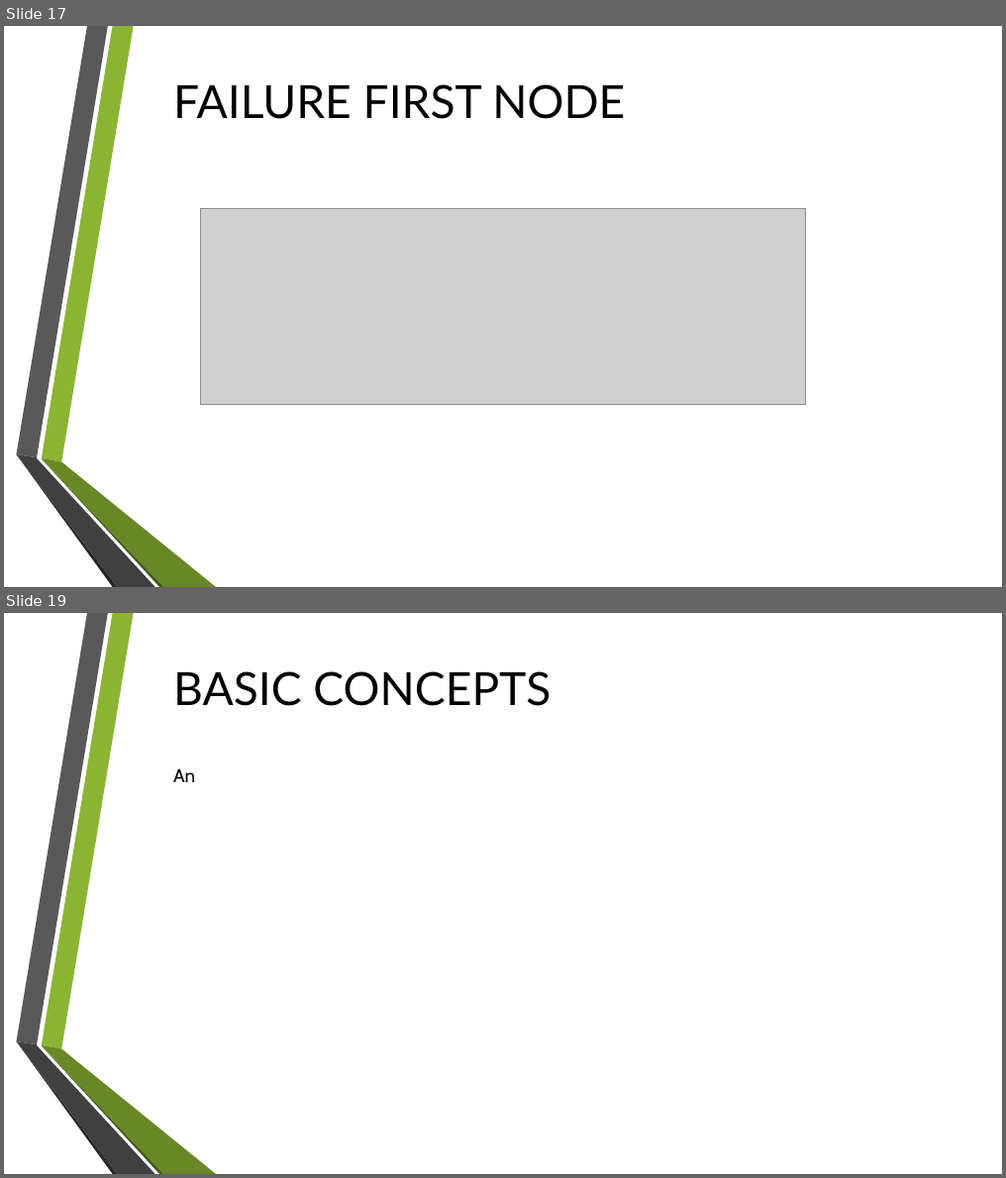
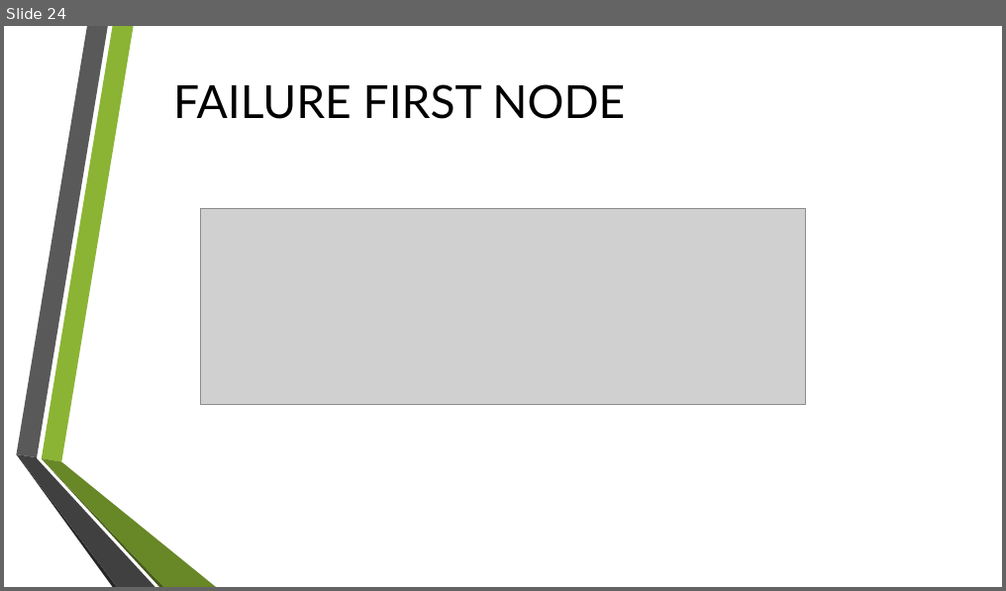
Before and after one commit to pnowy/elastic, a slide deck: etc/elastic.pptx. Shown one above the other, each under a label of ours: slides 17 and 19 before the commit, slide 24 after it; the slides between them are not shown. The pictures are 1006x1178 and 1006x591 pixels, drawn with LibreOffice and Linux fonts; fonts in the diff are those of the drawing; grey boxes stand for pictures; background and template pictures are left out. Boxes give left, top, right and bottom in pixels: in the first picture for what was removed or moved away, otherwise in the second. Text is boxed around its words. In the diff, an @@ line names an element or a change of style, - is before the commit and + after.

```diff
--- a/etc/elastic.pptx
+++ b/etc/elastic.pptx
@@ slide 19 removed at (4,613,1002,1174), background picture (left out); not listed: 6 template elements that a slide beside it also shows @@
@@ text removed at (173,671,550,706) @@
-BASIC CONCEPTS
@@ text removed at (173,768,195,782) @@
-An
@@ what was slide 17 is now slide 24 @@
```
Also in this commit, not shown: 4 slides changed, 9 slides added, 3 other slides removed, 10 other files.
